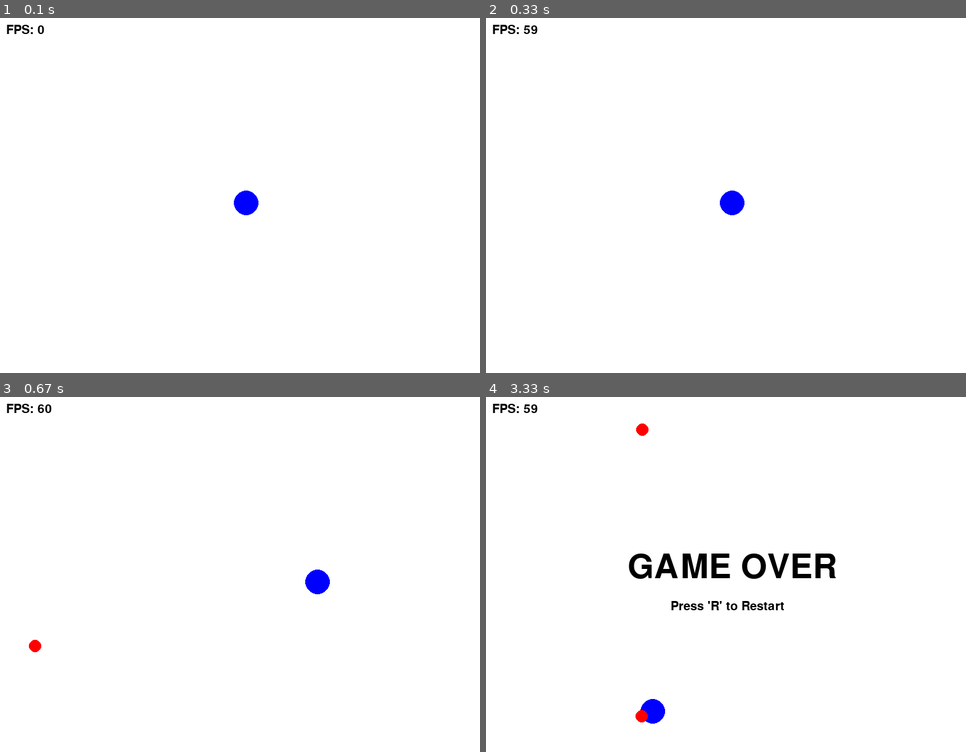
Above: before the commit, frames 1-4 (two rows, left to right).
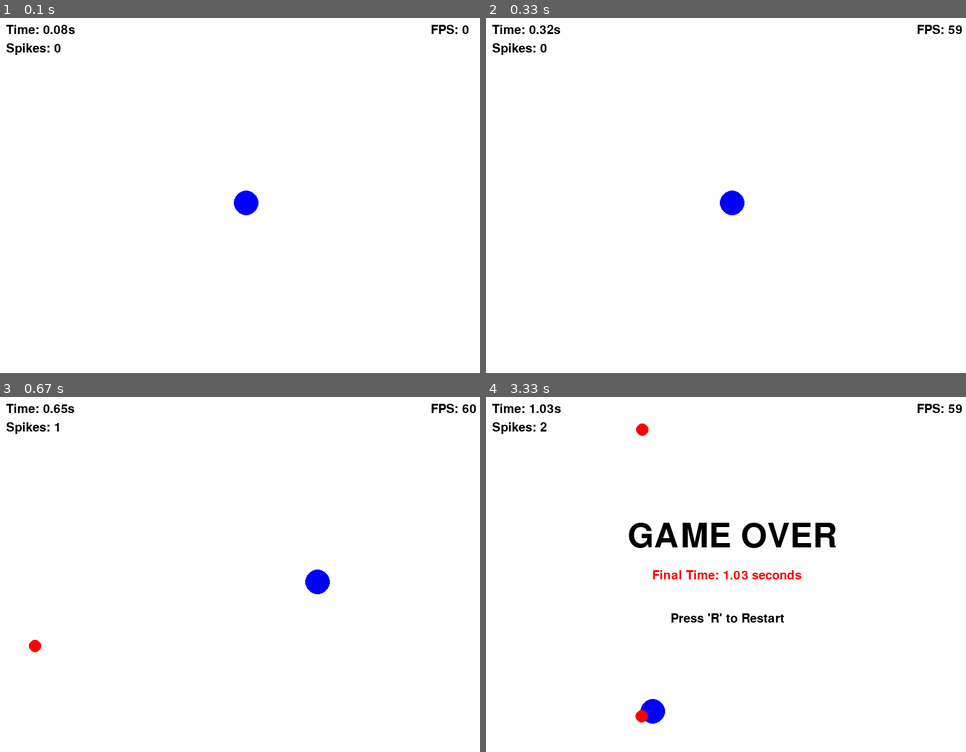
Above: after the commit, the same moments.

Repository: hsh060425/myfirstgame
Game: pygame game, started from vs_hsh/hello_pyame.py
The game is run twice, just before and just after one commit, with the same random seed, the same clock (stepped at 60 frames per second) and the same inputs.
Inputs:
- Up to frame 1 (0.1 s): no input
- Up to frame 2 (0.33 s): no input
- Up to frame 3 (0.67 s): hold Right from 0.33 s (still down)
- Up to frame 4 (3.33 s): release Right at 0.8 s; hold Up 0.83-1.13 s; hold Right 1.17-1.63 s; hold Left 1.67-2.2 s; hold R 2.23-2.53 s; hold Down 2.23-2.53 s; hold Down 2.57-2.87 s; hold Left 2.9-3.3 s

The runs differ from the first frame. In frame 1, 0.5% of the frame differs, in the area x 1-98%, y 1-11%; in frame 2, 0.5%; in frame 3, 0.5%; in frame 4, 4.3%, in the area x 1-100%, y 1-64%.

Commit message:
timer_add
시간 추가

Diff:
--- a/vs_hsh/hello_pyame.py
+++ b/vs_hsh/hello_pyame.py
@@ -5,7 +5,7 @@
 
 pygame.init()
 screen = pygame.display.set_mode((800, 600))
-pygame.display.set_caption("Spikes Game - Game Over!")
+pygame.display.set_caption("Spikes Game - Survival")
 
 WHITE = (255, 255, 255)
 BLUE = (0, 0, 255)
@@ -13,7 +13,6 @@
 RED = (255, 0, 0)
 
 font = pygame.font.SysFont(None, 30)
-# 게임오버용 큰 폰트
 large_font = pygame.font.SysFont(None, 80)
 
 player_x, player_y = 400.0, 300.0
@@ -25,7 +24,8 @@
 spike_radius = 10
 spawn_timer = 0
 
-# --- 게임 상태 변수 ---
+# --- 새로운 변수 추가 ---
+survival_time = 0.0  # 생존 시간 기록용
 game_over = False
 
 clock = pygame.time.Clock()
@@ -37,16 +37,19 @@
     for event in pygame.event.get():
         if event.type == pygame.QUIT:
             running = False
-        # 게임 오버 상태에서 R키를 누르면 재시작
+
         if game_over and event.type == pygame.KEYDOWN:
             if event.key == pygame.K_r:
                 game_over = False
                 player_x, player_y = 400.0, 300.0
                 spikes = []
                 spawn_timer = 0
+                survival_time = 0.0 # 타이머 초기화
 
-    # --- 게임이 실행 중일 때만 로직 계산 ---
     if not game_over:
+        # 1. 생존 시간 업데이트 (델타 타임을 계속 더해줌)
+        survival_time += dt
+
         # 플레이어 이동
         keys = pygame.key.get_pressed()
         if keys[pygame.K_LEFT]: player_x -= player_speed * dt
@@ -79,10 +82,7 @@
             spike["x"] += spike["vx"] * dt
             spike["y"] += spike["vy"] * dt
 
-            # --- 충돌 체크 로직 ---
-            # 플레이어와 가시 사이의 거리를 구함
             distance = math.hypot(player_x - spike["x"], player_y - spike["y"])
-            # 거리가 두 반지름의 합보다 작으면 충돌!
             if distance < (player_radius + spike_radius):
                 game_over = True
 
@@ -92,22 +92,30 @@
     # --- 그리기 ---
     screen.fill(WHITE)
 
-    # 플레이어와 가시 그리기
     pygame.draw.circle(screen, BLUE, (int(player_x), int(player_y)), player_radius)
     for spike in spikes:
         pygame.draw.circle(screen, RED, (int(spike["x"]), int(spike["y"])), spike_radius)
 
-    # 게임 오버 메시지 표시
+    # --- UI 정보 출력 ---
+    # 2. 타이머 표시 (소수점 둘째자리까지)
+    time_text = font.render(f"Time: {survival_time:.2f}s", True, BLACK)
+    # 3. 가시 개수 표시 (리스트의 길이)
+    spike_count_text = font.render(f"Spikes: {len(spikes)}", True, BLACK)
+    fps_text = font.render(f"FPS: {int(clock.get_fps())}", True, BLACK)
+
+    screen.blit(time_text, (10, 10))        # 좌측 상단 타이머
+    screen.blit(spike_count_text, (10, 40)) # 그 아래 가시 수
+    screen.blit(fps_text, (700, 10))        # 우측 상단 FPS
+
     if game_over:
         over_text = large_font.render("GAME OVER", True, BLACK)
+        # 게임 오버 시 최종 기록 표시
+        final_score_text = font.render(f"Final Time: {survival_time:.2f} seconds", True, RED)
         retry_text = font.render("Press 'R' to Restart", True, BLACK)
-        # 화면 중앙에 배치
-        screen.blit(over_text, (230, 250))
-        screen.blit(retry_text, (300, 330))
 
-    # 정보 출력
-    fps_text = font.render(f"FPS: {int(clock.get_fps())}", True, BLACK)
-    screen.blit(fps_text, (10, 10))
+        screen.blit(over_text, (230, 200))
+        screen.blit(final_score_text, (270, 280))
+        screen.blit(retry_text, (300, 350))
 
     pygame.display.flip()
 
